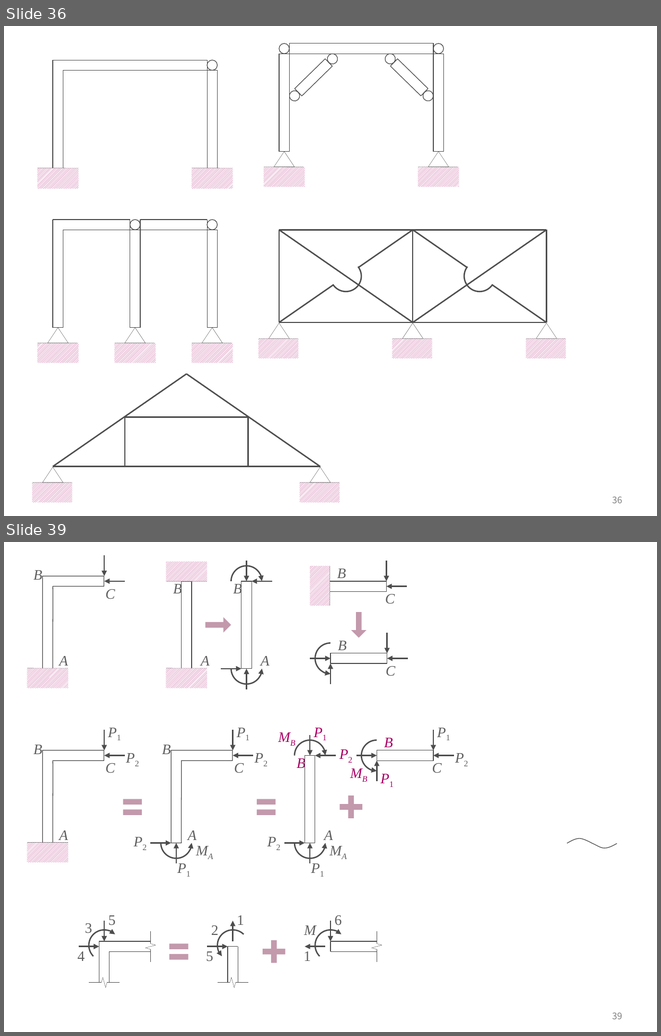
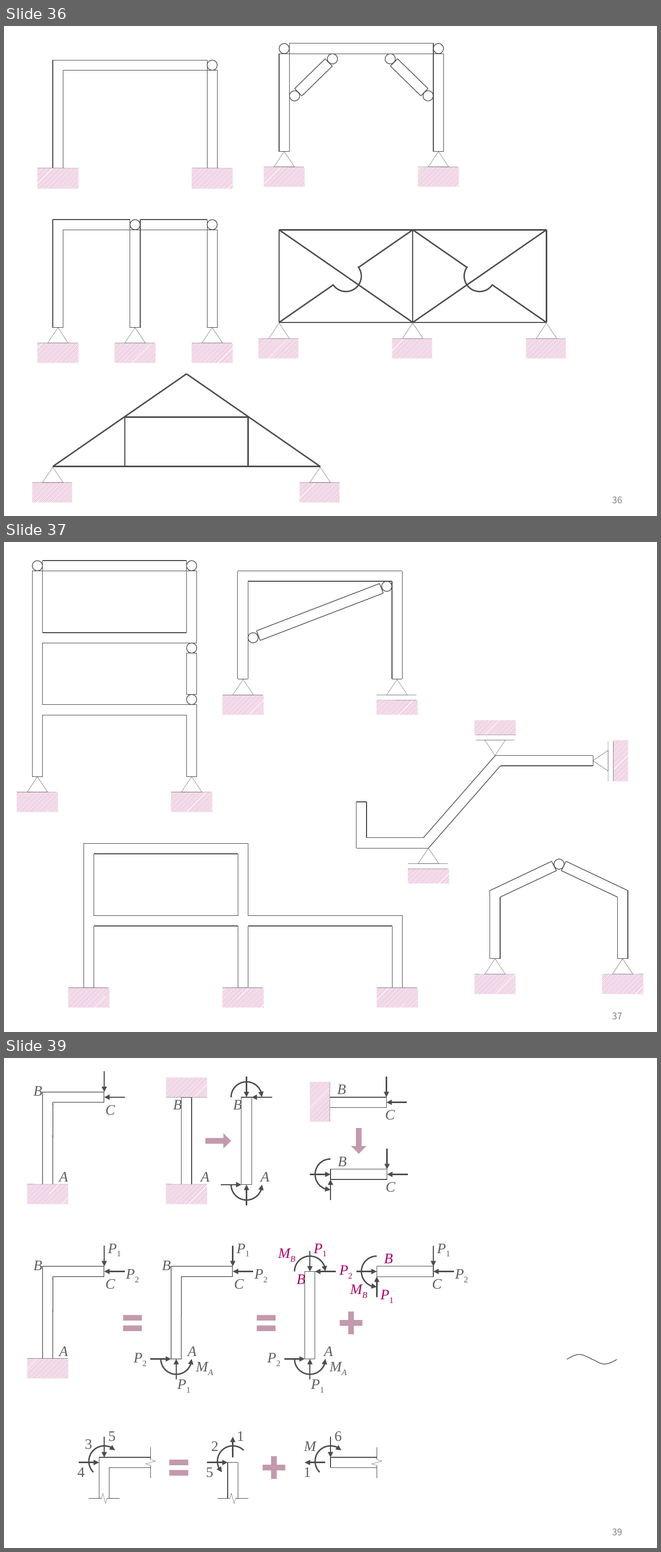
Before and after one commit to ironbell87/structural_mechanics_II, a slide deck: figures.pptx. Shown one above the other, each under a label of ours: slides 36 and 39 before the commit, slides 36, 37 and 39 after it; the slides between them are not shown. The pictures are 661x1036 and 661x1552 pixels, drawn with LibreOffice and Linux fonts; fonts in the diff are those of the drawing. Boxes give left, top, right and bottom in pixels: in the first picture for what was removed or moved away, otherwise in the second. Text is boxed around its words. In the diff, an @@ line names an element or a change of style, - is before the commit and + after.

```diff
--- a/figures.pptx
+++ b/figures.pptx
@@ slide 37 added at [4, 542, 657, 1032], background #FFFFFF; not listed: 1 template element that a slide beside it also shows @@
@@ group added at [17, 560, 212, 812]: 22 lines, 4 ellipses, 2 rectangles, 2 triangles @@
@@ group added at [223, 571, 417, 715]: 15 lines, 2 ellipses, 2 rectangles, 2 triangles @@
@@ group added at [356, 720, 628, 883]: 16 lines, 3 rectangles, 3 triangles @@
@@ group added at [68, 844, 418, 1007]: 20 lines, 3 rectangles @@
@@ group added at [474, 859, 643, 995]: 14 lines, 2 rectangles, 2 triangles, 1 ellipse @@
```
Also in this commit, not shown: 10 slides changed, 2 other slides added, 2 slides removed, 32 other files.
